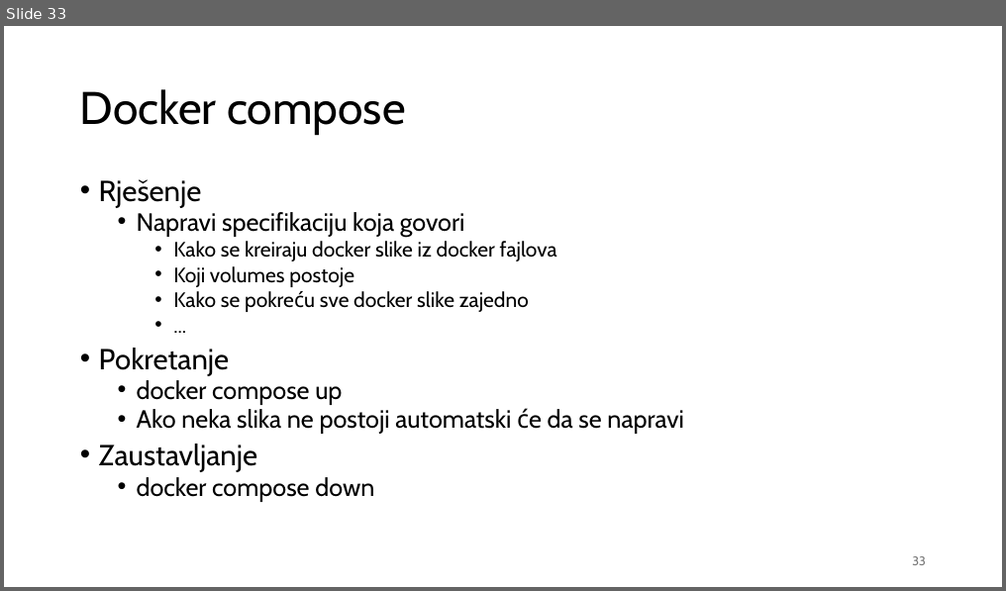
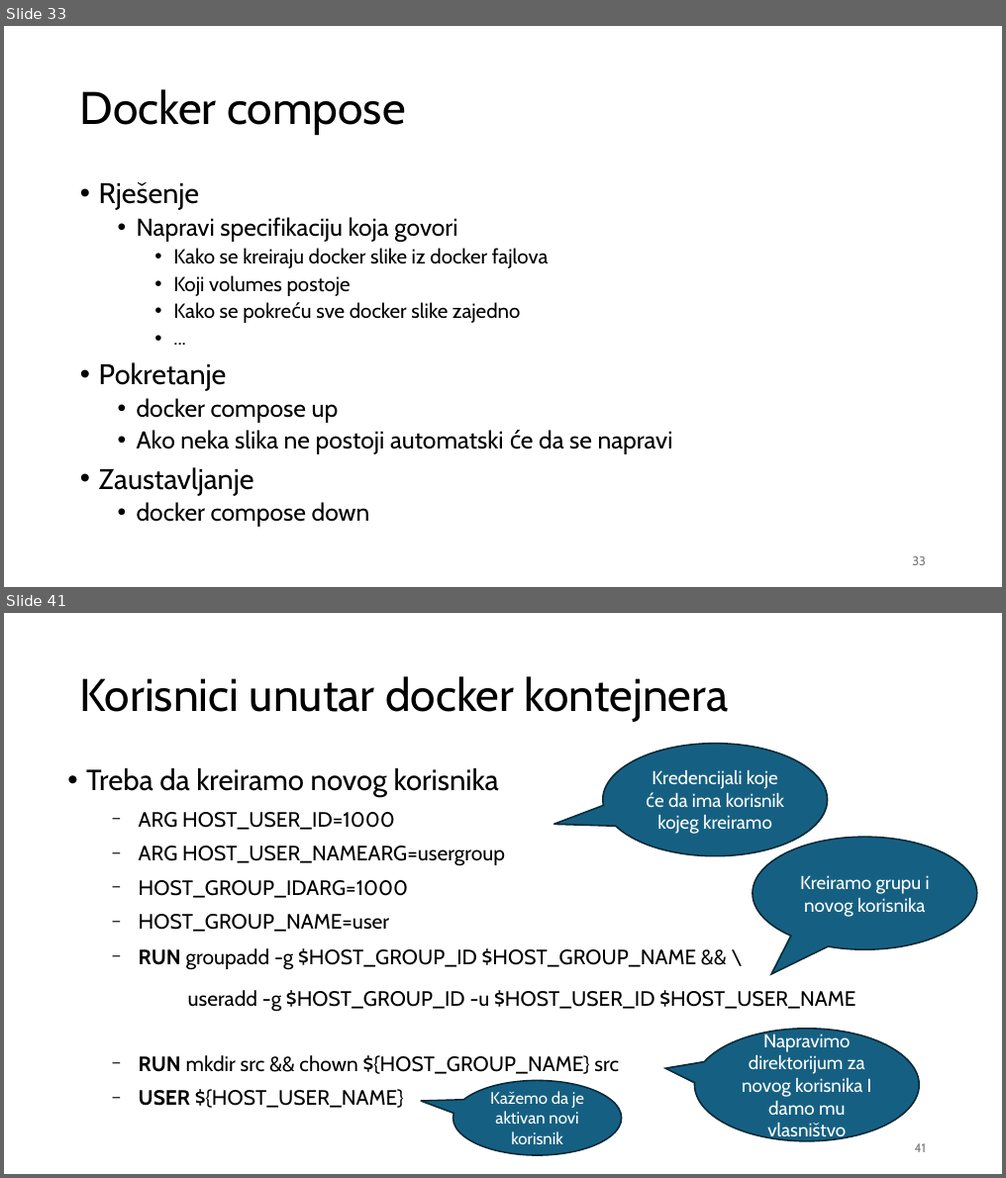
Before and after one commit to nnMan1/operativni_sistemi_2024, a slide deck: Materijali/docker/Docker.pptx. Shown one above the other, each under a label of ours: slide 33 before the commit, slides 33 and 41 after it; the slides between them are not shown. The pictures are 1006x591 and 1006x1178 pixels, drawn with LibreOffice and Linux fonts; fonts in the diff are those of the drawing. Boxes give left, top, right and bottom in pixels: in the first picture for what was removed or moved away, otherwise in the second. Text is boxed around its words. In the diff, an @@ line names an element or a change of style, - is before the commit and + after.

```diff
--- a/Materijali/docker/Docker.pptx
+++ b/Materijali/docker/Docker.pptx
@@ slide 41 added at (4,613,1002,1174), background #FFFFFF @@
@@ title added at (80,676,729,722), 44 pt, text #000000 @@
+Korisnici unutar docker kontejnera
@@ speech bubble added at (603,744,828,857), fill #156082, outline #092A38 1.5 pt, 18 pt, text #FFFFFF @@
+Kredencijali koje će da ima korisnik kojeg kreiramo
@@ text added at (86,768,855,1108), 20 pt, text #000000 @@
+• Treba da kreiramo novog korisnika
+  − ARG HOST_USER_ID=1000
+  − ARG HOST_USER_NAMEARG=usergroup
+  − HOST_GROUP_IDARG=1000
+  − HOST_GROUP_NAME=user
+  − RUN groupadd -g $HOST_GROUP_ID $HOST_GROUP_NAME && \
+    useradd -g $HOST_GROUP_ID -u $HOST_USER_ID $HOST_USER_NAME
+  − RUN mkdir src && chown ${HOST_GROUP_NAME} src
+  − USER ${HOST_USER_NAME}
@@ speech bubble added at (752,837,977,950), fill #156082, outline #092A38 1.5 pt, 18 pt, text #FFFFFF @@
+Kreiramo grupu i novog korisnika
@@ speech bubble added at (695,1029,920,1142), fill #156082, outline #092A38 1.5 pt, 18 pt, text #FFFFFF @@
+Napravimo direktorijum za novog korisnika I damo mu vlasništvo
@@ speech bubble added at (453,1081,622,1156), fill #156082, outline #092A38 1.5 pt, 16 pt, text #FFFFFF @@
+Kažemo da je aktivan novi korisnik
@@ page number added at (915,1144,926,1153), 12 pt, text #797979 @@
+41
@@ slide 33 changed as well @@
@@ text "Rješenje" at (99,182,673,527): size 28 to 27.4 pt in "Rješenje", "Pokretanje", "Zaustavljanje"; size 24 to 23.5 pt in "Napravi specifikaciju koja govori", "docker compose up", "Ako neka slika ne postoji automatski će ...", "docker compose down"; size 20 to 19.6 pt in "Kako se kreiraju docker slike iz docker ...", "Koji volumes postoje", "Kako se pokreću sve docker slike zajedno", "..."; line spacing 0.8 to 0.9 @@
```
Also in this commit, not shown: 20 other slides changed, 10 other slides added, 1 slide removed.
